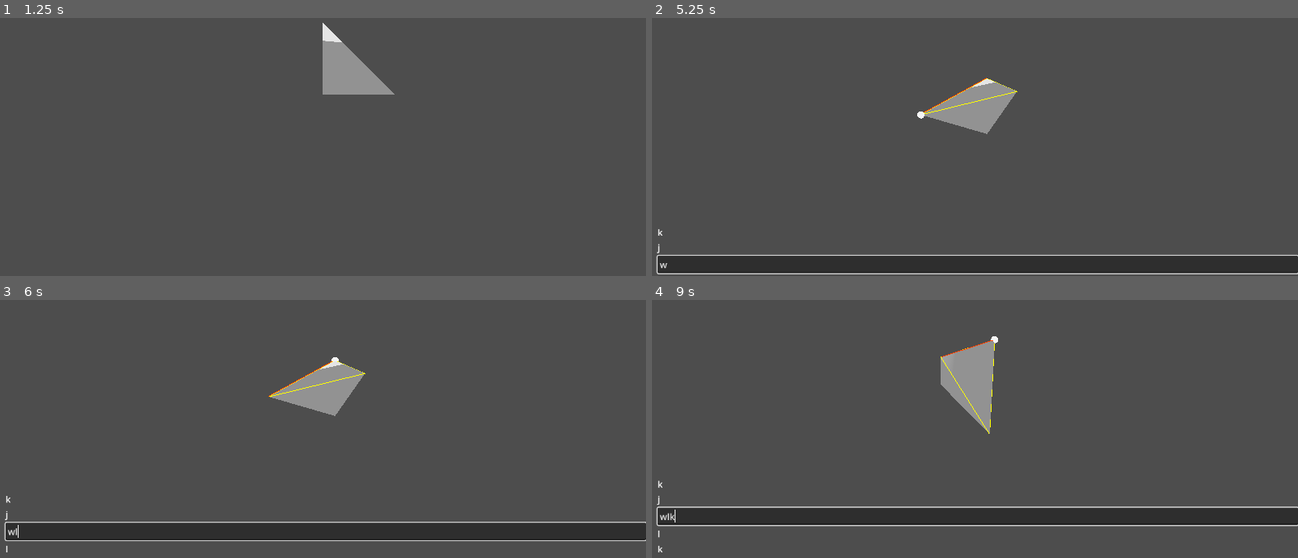
Above: before the commit, frames 1-4 (two rows, left to right).
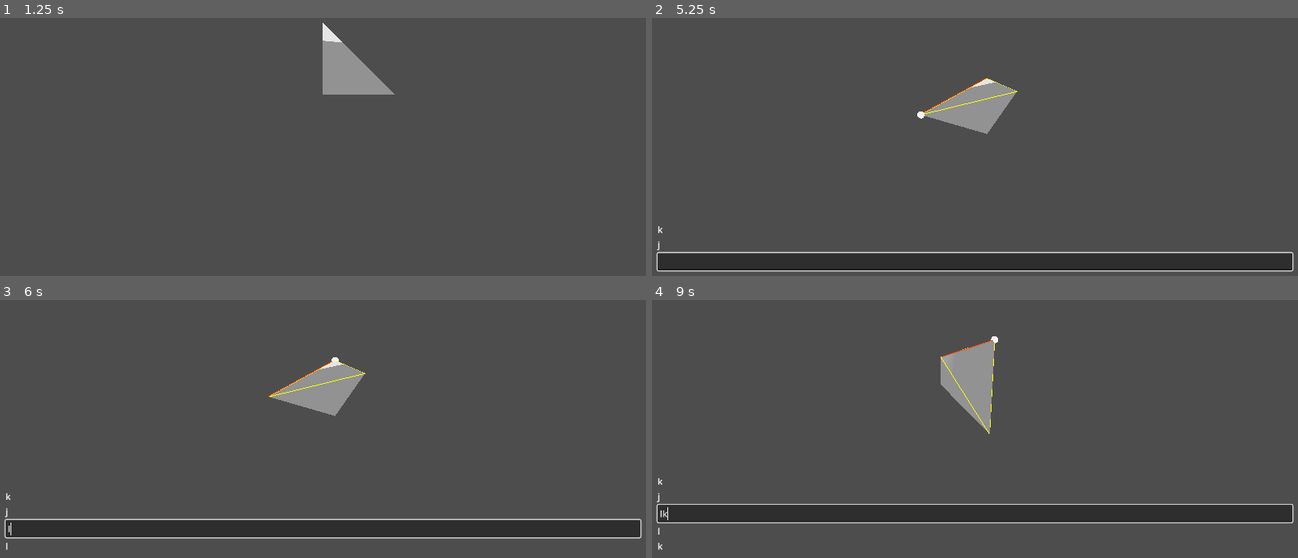
Above: after the commit, the same moments.

Repository: Y-o-p/gizmo
Game: Godot game, scene res://scenes/main.tscn
Same seed, same stepped clock (60 frames per second), same inputs: the game is played once before the commit and once after it.
Inputs (mouse positions are in pixels of both pictures, inside the frame that each line leads up to):
- Up to frame 1 (1.25 s): tap Enter at 0.5 s; move the mouse to (465, 77) at 0.52 s; hold Middle mouse button (rotate_mode) from 0.53 s (still down)
- Up to frame 2 (5.25 s): tap Space (swap_projection) at 1.25, 2.75, 4.25, 4.35 s; move the mouse to (942, 95) at 1.27 s; release Middle mouse button (rotate_mode) at 1.28 s; tap K (edge) at 1.35 s; tap Middle mouse button (rotate_mode) at 1.55, 2.3, 2.85, 4.55 s; tap Enter at 2, 3.5 s; move the mouse to (outside the picture) at 2.02 s; hold J (face) 2.03-2.78 s; move the mouse to (942, 167) at 2.77 s; move the mouse to (1168, 149) at 3.52 s; hold Middle mouse button (rotate_mode) 3.53-4.28 s; click (1168, 149) at 3.6 s; move the mouse to (923, 90) at 4.27 s; move the mouse to (1007, 95) at 5.02 s; hold W (translate) from 5.03 s (still down)
- Up to frame 3 (6 s): tap Middle mouse button (rotate_mode) at 5.3 s; move the mouse to (outside the picture) at 5.77 s; release W (translate) at 5.78 s; tap L (vertex) at 5.85 s
- Up to frame 4 (9 s): tap Middle mouse button (rotate_mode) at 6.05, 7.55 s; move the mouse to (1117, 359) at 6.52 s; hold Middle mouse button (rotate_mode) 6.53-7.28 s; tap Mouse wheel up (zoom_in) at 6.6 s; move the mouse to (942, 377) at 7.27 s; tap Mouse wheel down (zoom_out) at 7.35 s; move the mouse to (outside the picture) at 8.02 s; hold Middle mouse button (rotate_mode) 8.03-8.78 s; move the mouse to (968, 382) at 8.77 s; tap K (edge) at 8.85 s

Frame 1 is identical in both runs. In frame 2, 3.2% of the frame differs, in the area x 0-100%, y 80-100%; in frame 3, 3.5%; in frame 4, 3.6%, in the area x 0-100%, y 69-98%.

Commit message:
[bugfix] Swapped from _input to _unhandled_input to fix some bugs.

Diff:
--- a/gizmo/project.godot
+++ b/gizmo/project.godot
@@ -22,7 +22,7 @@
 
 [display]
 
-window/size/initial_position_type=0
+window/size/mode=3
 window/subwindows/embed_subwindows=false
 window/per_pixel_transparency/allowed=true
 
--- a/gizmo/scenes/main.tscn
+++ b/gizmo/scenes/main.tscn
@@ -18,7 +18,8 @@
 grow_horizontal = 2
 grow_vertical = 0
 theme_override_constants/margin_left = 10
-theme_override_constants/margin_bottom = 5
+theme_override_constants/margin_right = 10
+theme_override_constants/margin_bottom = 10
 
 [node name="CommandStackContainer" type="VBoxContainer" parent="CanvasLayer/MarginContainer"]
 layout_mode = 2
--- a/gizmo/scripts/camera_3d.gd
+++ b/gizmo/scripts/camera_3d.gd
@@ -33,7 +33,7 @@
 
 	_camera_pivot.position = lerp(_camera_pivot.position, _desired_position, 10.0 * delta)
 
-func _input(event: InputEvent) -> void:
+func _unhandled_input(event: InputEvent) -> void:
 	if event.is_action("rotate_mode"):
 		if event.is_released():
 			Input.set_mouse_mode(Input.MOUSE_MODE_VISIBLE)
@@ -47,9 +47,7 @@
 		select()
 	elif event.is_action_pressed("swap_projection"):
 		projection = (not projection) as int
-
-func _unhandled_input(event: InputEvent) -> void:
-	if event is InputEventMouseMotion and Input.is_action_pressed("rotate_mode"):
+	elif event is InputEventMouseMotion and Input.is_action_pressed("rotate_mode"):
 		Input.set_mouse_mode(Input.MOUSE_MODE_CAPTURED)
 		_camera_pivot.rotation.x -= event.relative.y * mouse_sensitivity
 		# Prevent the camera from rotating too far up or down.
--- a/gizmo/scripts/command.gd
+++ b/gizmo/scripts/command.gd
@@ -26,7 +26,7 @@
 func _ready() -> void:
 	User.command = self
 
-func _input(event: InputEvent) -> void:
+func _unhandled_input(event: InputEvent) -> void:
 	if event.is_action_pressed("translate"):
 		started_command.emit(func(parameters: String):
 			var tokens: PackedStringArray = parameters.split(" ")
